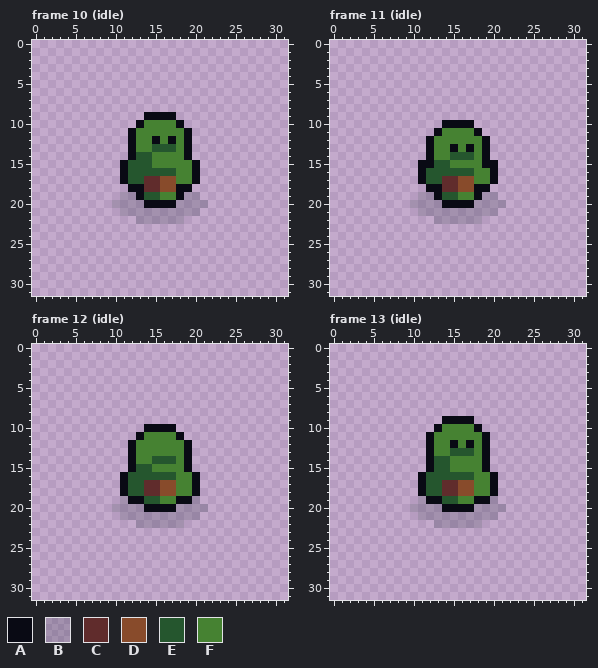
Pixel-art file, stored at Art/SourceFiles/idle_acolyte.ase. Above: the version before the commit.
32x32 pixels, 50 frames. Shown: frame 10 (idle), frame 11 (idle), frame 12 (idle), frame 13 (idle). The commit also changed other frames, which this record leaves out.
Palette (. is transparent): A #090a14  B #202e3733  C #602c2c  D #884b2b  E #25562e  F #468232
After:
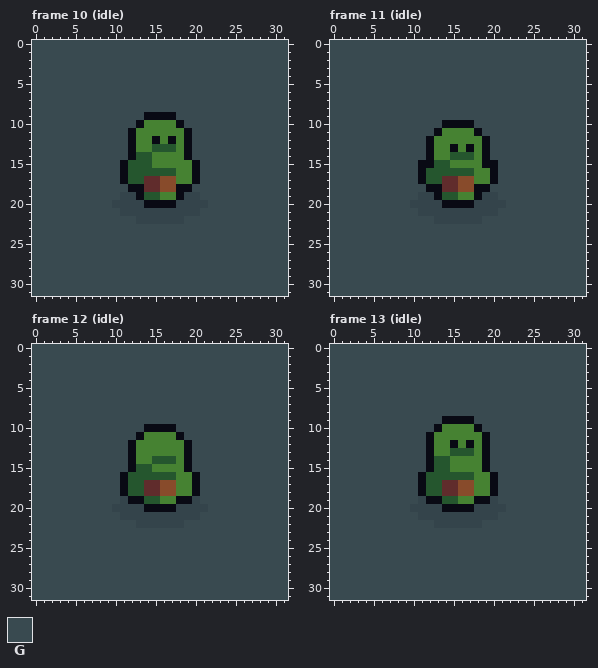
Colours new in this view: G #394a50
Changes in this commit:
layer "bg" now shown
colour B: #202e3733 -> #34444b
Frame 10 (idle), layer "bg":
y 0..8: x 0..31 ................................ -> GGGGGGGGGGGGGGGGGGGGGGGGGGGGGGGG
y 9: x 0..13 .............. -> GGGGGGGGGGGGGG; x 18..31 .............. -> GGGGGGGGGGGGGG
y 10: x 0..12 ............. -> GGGGGGGGGGGGG; x 19..31 ............. -> GGGGGGGGGGGGG
y 11..14: x 0..11 ............ -> GGGGGGGGGGGG; x 20..31 ............ -> GGGGGGGGGGGG
y 15..17: x 0..10 ........... -> GGGGGGGGGGG; x 21..31 ........... -> GGGGGGGGGGG
y 18: x 0..11 ............ -> GGGGGGGGGGGG; x 20..31 ............ -> GGGGGGGGGGGG
y 19: x 0..10 ........... -> GGGGGGGGGGG; x 21..31 ........... -> GGGGGGGGGGG
y 20: x 0..9 .......... -> GGGGGGGGGG; x 22..31 .......... -> GGGGGGGGGG
y 21: x 0..10 ........... -> GGGGGGGGGGG; x 21..31 ........... -> GGGGGGGGGGG
y 22: x 0..12 ............. -> GGGGGGGGGGGGG; x 19..31 ............. -> GGGGGGGGGGGGG
y 23..31: x 0..31 ................................ -> GGGGGGGGGGGGGGGGGGGGGGGGGGGGGGGG
Frame 11 (idle), layer "bg":
y 0..9: x 0..31 ................................ -> GGGGGGGGGGGGGGGGGGGGGGGGGGGGGGGG
y 10: x 0..13 .............. -> GGGGGGGGGGGGGG; x 18..31 .............. -> GGGGGGGGGGGGGG
y 11: x 0..12 ............. -> GGGGGGGGGGGGG; x 19..31 ............. -> GGGGGGGGGGGGG
y 12..14: x 0..11 ............ -> GGGGGGGGGGGG; x 20..31 ............ -> GGGGGGGGGGGG
y 15..17: x 0..10 ........... -> GGGGGGGGGGG; x 21..31 ........... -> GGGGGGGGGGG
y 18: x 0..11 ............ -> GGGGGGGGGGGG; x 20..31 ............ -> GGGGGGGGGGGG
y 19: x 0..10 ........... -> GGGGGGGGGGG; x 21..31 ........... -> GGGGGGGGGGG
y 20: x 0..9 .......... -> GGGGGGGGGG; x 22..31 .......... -> GGGGGGGGGG
y 21: x 0..10 ........... -> GGGGGGGGGGG; x 21..31 ........... -> GGGGGGGGGGG
y 22: x 0..12 ............. -> GGGGGGGGGGGGG; x 19..31 ............. -> GGGGGGGGGGGGG
y 23..31: x 0..31 ................................ -> GGGGGGGGGGGGGGGGGGGGGGGGGGGGGGGG
Frame 12 (idle), layer "bg":
y 0..9: x 0..31 ................................ -> GGGGGGGGGGGGGGGGGGGGGGGGGGGGGGGG
y 10: x 0..13 .............. -> GGGGGGGGGGGGGG; x 18..31 .............. -> GGGGGGGGGGGGGG
y 11: x 0..12 ............. -> GGGGGGGGGGGGG; x 19..31 ............. -> GGGGGGGGGGGGG
y 12..15: x 0..11 ............ -> GGGGGGGGGGGG; x 20..31 ............ -> GGGGGGGGGGGG
y 16..19: x 0..10 ........... -> GGGGGGGGGGG; x 21..31 ........... -> GGGGGGGGGGG
y 20: x 0..9 .......... -> GGGGGGGGGG; x 22..31 .......... -> GGGGGGGGGG
y 21: x 0..10 ........... -> GGGGGGGGGGG; x 21..31 ........... -> GGGGGGGGGGG
y 22: x 0..12 ............. -> GGGGGGGGGGGGG; x 19..31 ............. -> GGGGGGGGGGGGG
y 23..31: x 0..31 ................................ -> GGGGGGGGGGGGGGGGGGGGGGGGGGGGGGGG
Frame 13 (idle), layer "bg":
y 0..8: x 0..31 ................................ -> GGGGGGGGGGGGGGGGGGGGGGGGGGGGGGGG
y 9: x 0..13 .............. -> GGGGGGGGGGGGGG; x 18..31 .............. -> GGGGGGGGGGGGGG
y 10: x 0..12 ............. -> GGGGGGGGGGGGG; x 19..31 ............. -> GGGGGGGGGGGGG
y 11..15: x 0..11 ............ -> GGGGGGGGGGGG; x 20..31 ............ -> GGGGGGGGGGGG
y 16..19: x 0..10 ........... -> GGGGGGGGGGG; x 21..31 ........... -> GGGGGGGGGGG
y 20: x 0..9 .......... -> GGGGGGGGGG; x 22..31 .......... -> GGGGGGGGGG
y 21: x 0..10 ........... -> GGGGGGGGGGG; x 21..31 ........... -> GGGGGGGGGGG
y 22: x 0..12 ............. -> GGGGGGGGGGGGG; x 19..31 ............. -> GGGGGGGGGGGGG
y 23..31: x 0..31 ................................ -> GGGGGGGGGGGGGGGGGGGGGGGGGGGGGGGG
